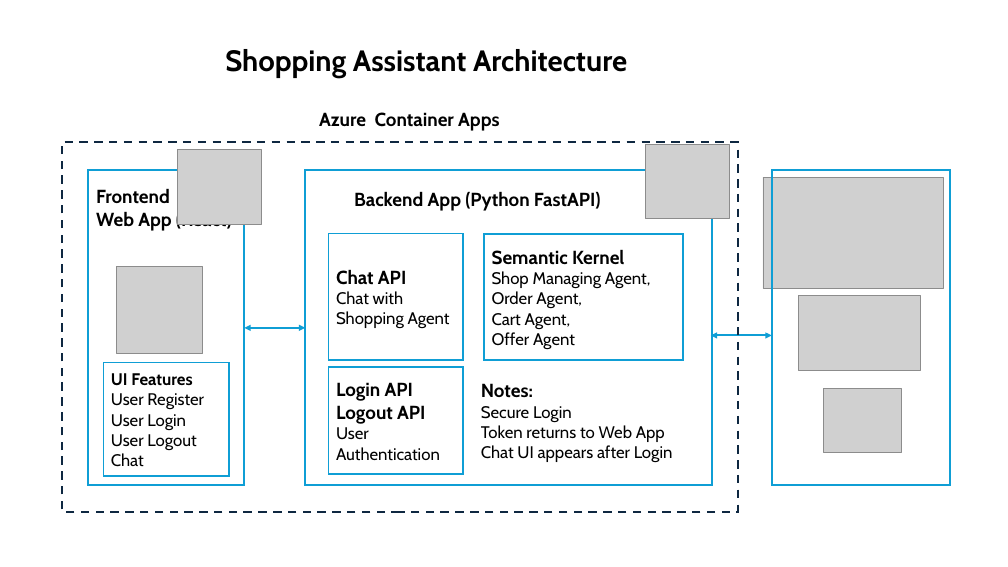
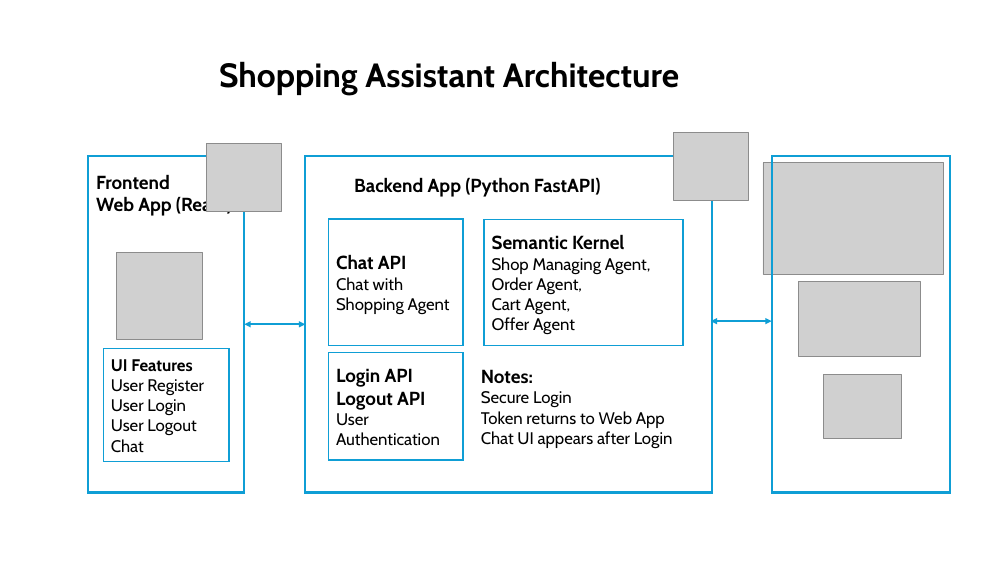
Before and after one commit to gailzmicrosoft/ShopAssistant, a slide deck: slide 3 of docs/Media.pptx. Drawn at 1008x567 pixels with LibreOffice and Linux fonts; fonts in the diff are those of the drawing; grey boxes stand for pictures. Boxes give left, top, right and bottom in pixels: in the first picture for what was removed or moved away, otherwise in the second. Text is boxed around its words. In the diff, an @@ line names an element or a change of style, - is before the commit and + after.

Commit message:
architecture image updated

```diff
--- a/docs/Media.pptx
+++ b/docs/Media.pptx
@@ text "Shopping Assistant Architecture": place and size @@
-text "Shopping Assistant Architecture" at [225,49,627,78]
+text "Shopping Assistant Architecture" at [219,61,679,95]
@@ text "Shopping Assistant Architecture" at [219,61,679,95]: size 28 to 32 pt @@
@@ text removed at [319,112,499,131] @@
-Azure Container Apps
@@ rectangle removed at [62,142,738,512] @@
@@ picture: place and size @@
-picture at [178,150,262,225]
+picture at [206,144,282,211]
@@ picture: place and size @@
-picture at [646,144,730,219]
+picture at [673,133,749,200]
@@ rectangle: place and size @@
-rectangle at [88,170,244,485]
+rectangle at [88,156,244,492]
@@ rectangle: place and size @@
-rectangle at [306,170,712,485]
+rectangle at [306,156,712,492]
@@ rectangle: place and size @@
-rectangle at [772,170,951,485]
+rectangle at [772,156,951,492]
@@ double arrow moved from (244, 328) - (306, 328) to (244, 324) - (306, 324) @@
@@ 4 pictures, 4 rectangles, 3 texts, 1 double arrow: place and size @@
-4 pictures, 4 rectangles, 3 texts, 1 double arrow at [96,177,944,476]
+4 pictures, 4 rectangles, 3 texts, 1 double arrow at [96,163,944,462]
```
Also in this commit, not shown: 1 other file.
